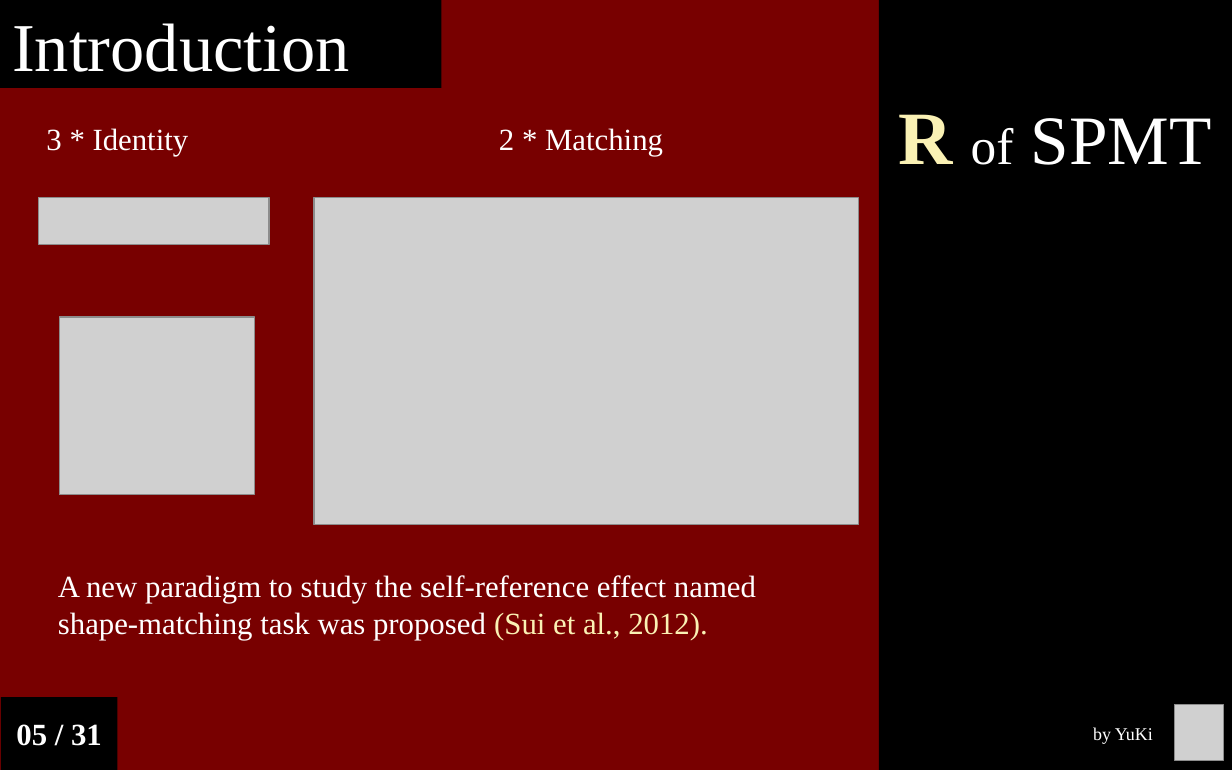
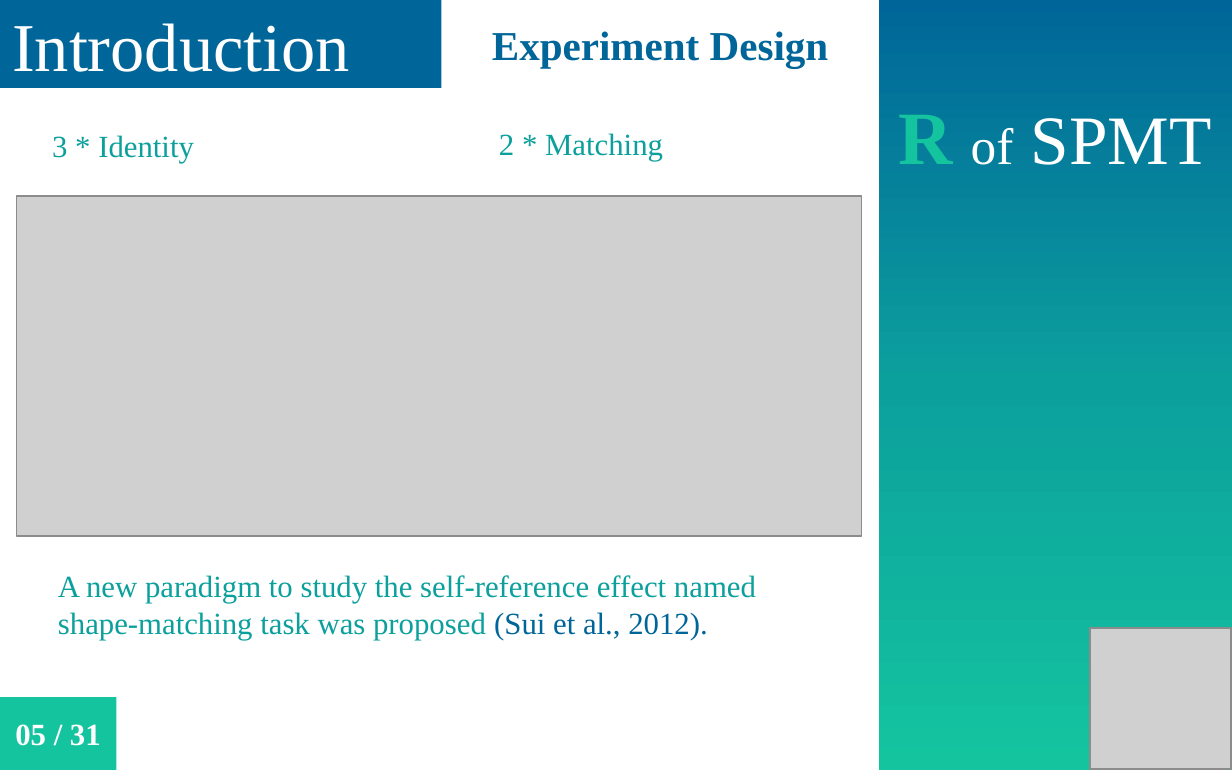
Before and after one commit to Chuan-Peng-Lab/ReliabilitySPE, a slide deck: slide 5 of 6_Reports/6_3_Phase_3/25th_NCP.pptx. Drawn at 1232x770 pixels with LibreOffice and Linux fonts; fonts in the diff are those of the drawing; grey boxes stand for pictures. Boxes give left, top, right and bottom in pixels: in the first picture for what was removed or moved away, otherwise in the second. Text is boxed around its words. In the diff, an @@ line names an element or a change of style, - is before the commit and + after.

```diff
--- a/6_Reports/6_3_Phase_3/25th_NCP.pptx
+++ b/6_Reports/6_3_Phase_3/25th_NCP.pptx
@@ background #780000 to #FFFFFF @@
@@ rectangle "Introduction" at [0,0,441,87]: fill #000000 to #006699 @@
@@ rectangle "R of SPMT" at [878,0,1232,770]: text colour #FAF1B4 to #14C49F, letter outline #FAF1B4 0.75 pt to #FFFFFF 0.75 pt in "R"; fill #000000 to gradient #006699 to #0CA09D to #14C49F @@
@@ text added at [492,31,829,68], 24 pt, text #006699, bold @@
+Experiment Design
@@ text "2 * Matching" at [499,133,663,161]: text colour #FFFFFF to #0CA09D @@
@@ text "3 * Identity" at [52,135,194,163]: text colour #FFFFFF to #0CA09D @@
@@ text "3 * Identity": place and size @@
-text "3 * Identity" at [46,128,189,156]
+text "3 * Identity" at [52,135,194,163]
@@ picture: place and size @@
-picture at [314,198,859,525]
+picture at [16,196,861,536]
@@ picture removed at [38,197,269,244] @@
@@ picture removed at [59,317,254,494] @@
@@ text "A new paradigm to study ..." at [58,575,756,640]: text colour #FFFFFF to #0CA09D in "A new paradigm to study the self-reference ..."; text colour #FAF1B4 to #006699 in "(Sui et al., 2012)." @@
@@ picture added at [1090,628,1231,769] @@
@@ rectangle "05 / 31" at [0,697,116,770]: fill #000000 to #14C49F @@
@@ picture removed at [1174,705,1223,760] @@
@@ text removed at [1093,727,1153,744] @@
-by YuKi
```
Also in this commit, not shown: 29 other slides changed, 2 other files.
